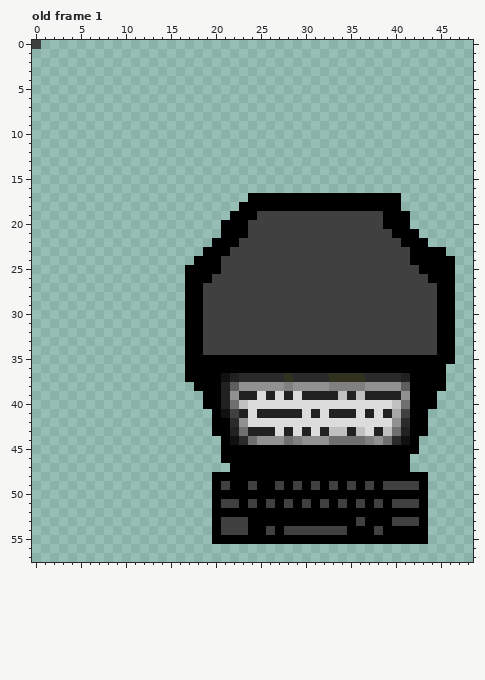
Pixel-art file, stored at img/computer.ase. That is the earlier state.
64x64 pixels, 10 frames. Colours within 5 levels of each other are drawn and written as one. Shown: old frame 1: x 0..48, y 0..57. The commit also changed other frames, which this record leaves out.
After the commit:
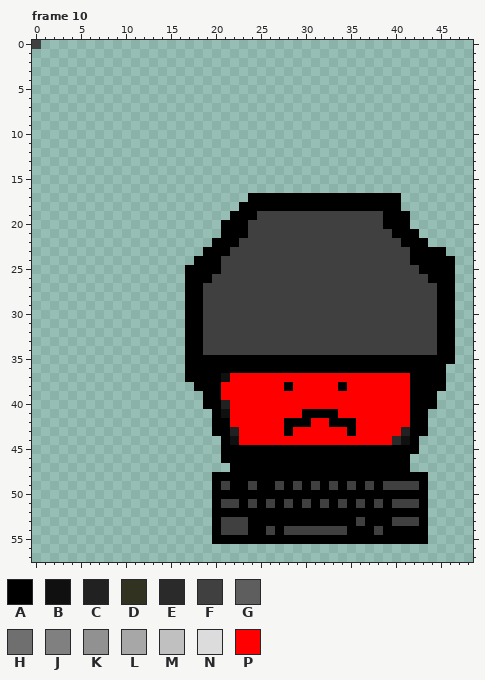
Palette (. is transparent): A #000000  B #101010  C #212121  D #323221  E #2a2a2a  F #404040  G #5e5e5e  H #6f6f6f  J #808080  K #919191  L #a7a7a7  M #c0c0c0  N #dcdcdc  P #ff0000
A new or re-ordered frame is compared with the old frame closest to it.
The exact change:
frames 10 -> 13
Frame 10 is new; against old frame 1:
The edit turns colour C into colour A in row 41 at x 31 and 33; in row 43 at x 28 and 35.
The edit turns colour J into colour A in row 38 at x 28 and 34.
The edit turns colour N into colour A in row 41 at x 30 and 32; in row 42 at x 28 to 30 and 33 to 35.
The edit turns colour C into colour P in row 37 at x 22 and 41; in row 38 at x 21; in row 39 at x 21, 23 to 24, 26, 28, 30 to 33, 35 and 37 to 40; in row 41 at x 23, 25 to 29, 34 to 35, 37 and 39; in row 43 at x 24 to 26, 30, 32 and 38.
The edit turns colour D into colour P in row 37 at x 28 and 33 to 36.
The edit turns colour E into colour P in row 37 at x 23 to 27, 29 to 32 and 37 to 40; in row 42 at x 22 and 41; in row 44 at x 23.
The edit turns colour F into colour P in row 41 at x 22 and 41.
The edit turns colour G into colour P in row 38 at x 22 and 41.
The edit turns colour H into colour P in row 40 at x 22 and 41; in row 43 at x 23 and 40; in row 44 at x 24, 28, 33 to 36 and 39.
The edit turns colour J into colour P in row 38 at x 33 and 35 to 36; in row 44 at x 29 and 37.
The edit turns colour K into colour P in row 38 at x 23 to 27, 29 to 32 and 37 to 40; in row 39 at x 22 and 41; in row 42 at x 23 and 40; in row 44 at x 25 to 27, 30 to 32 and 38.
The edit turns colour L into colour P in row 41 at x 40.
The edit turns colour M into colour P in row 39 at x 34 and 36; in row 40 at x 23 and 40; in row 43 at x 33 to 34, 36 and 39.
The edit turns colour N into colour P in row 39 at x 25, 27 and 29; in row 40 at x 24 to 39; in row 41 at x 24, 36 and 38; in row 42 at x 24 to 27, 31 to 32 and 36 to 39; in row 43 at x 27, 29, 31 and 37.
Changed places in both pictures, as pixel boxes (x1, y1, x2, y2):
changed: (221, 373, 410, 445)
